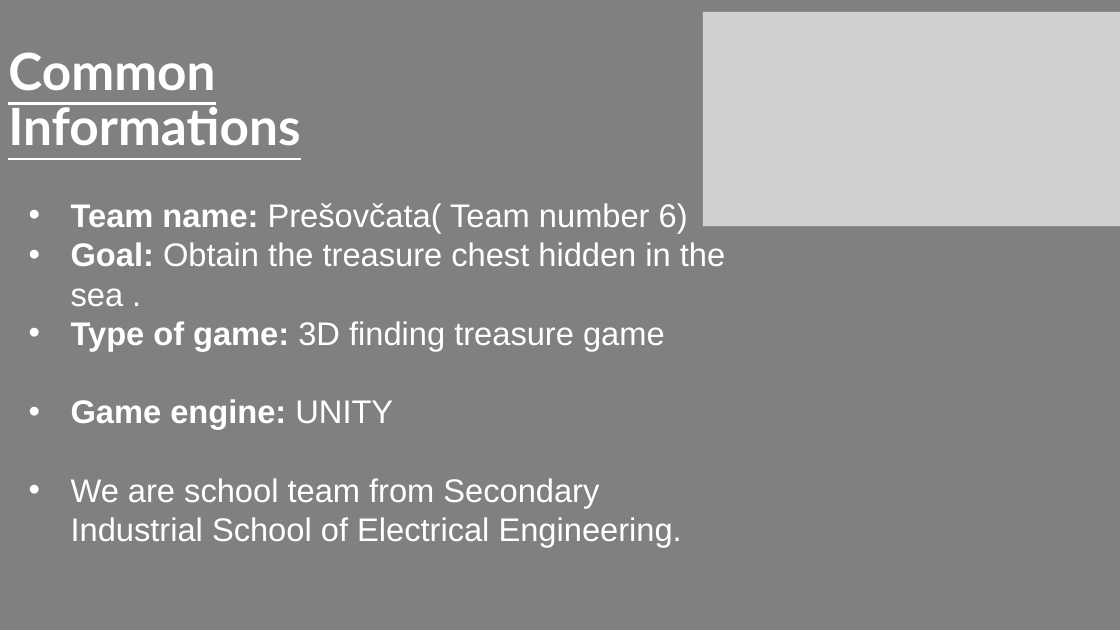
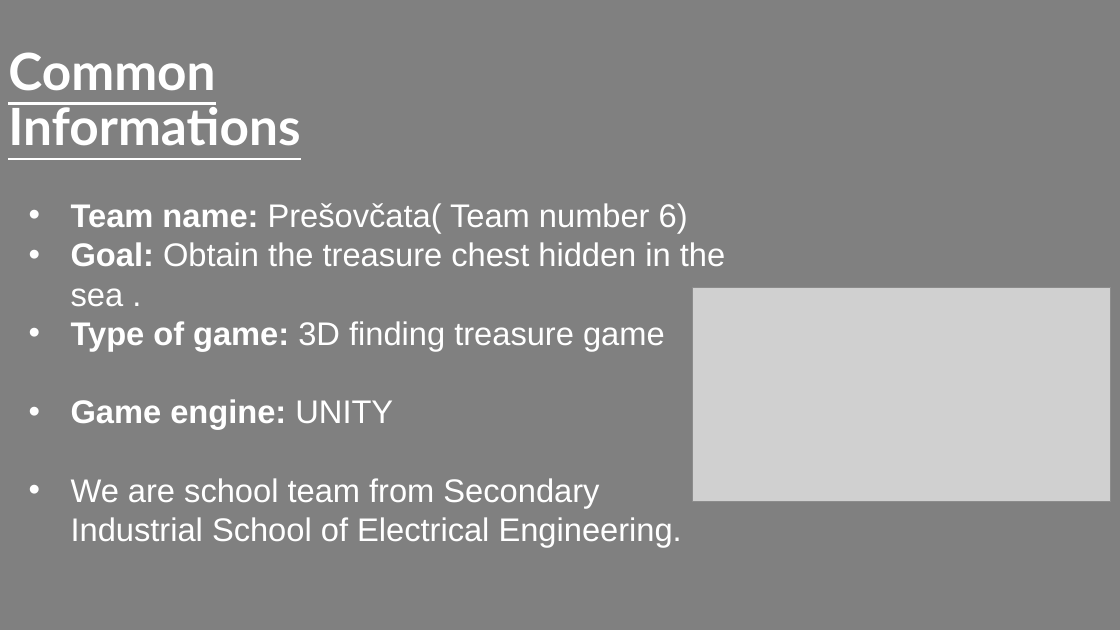
Before and after one commit to patoooplech/presovcata, a slide deck: slide 3 of beneathadventure.pptx (slide 2 before the commit). Drawn at 1120x630 pixels with LibreOffice and Linux fonts; fonts in the diff are those of the drawing; grey boxes stand for pictures; background and template pictures are left out; a plain dark background stands for a picture behind light text. Boxes give left, top, right and bottom in pixels: in the first picture for what was removed or moved away, otherwise in the second. Text is boxed around its words. In the diff, an @@ line names an element or a change of style, - is before the commit and + after.

```diff
--- a/beneathadventure.pptx
+++ b/beneathadventure.pptx
@@ background #FFFFFF to picture (left out) @@
@@ picture moved from (x1=702, y1=12, x2=1120, y2=226) to (x1=693, y1=287, x2=1111, y2=502) @@
```
Also in this commit, not shown: 4 other slides changed, 5 slides added, 4 slides removed, 1 other file.
